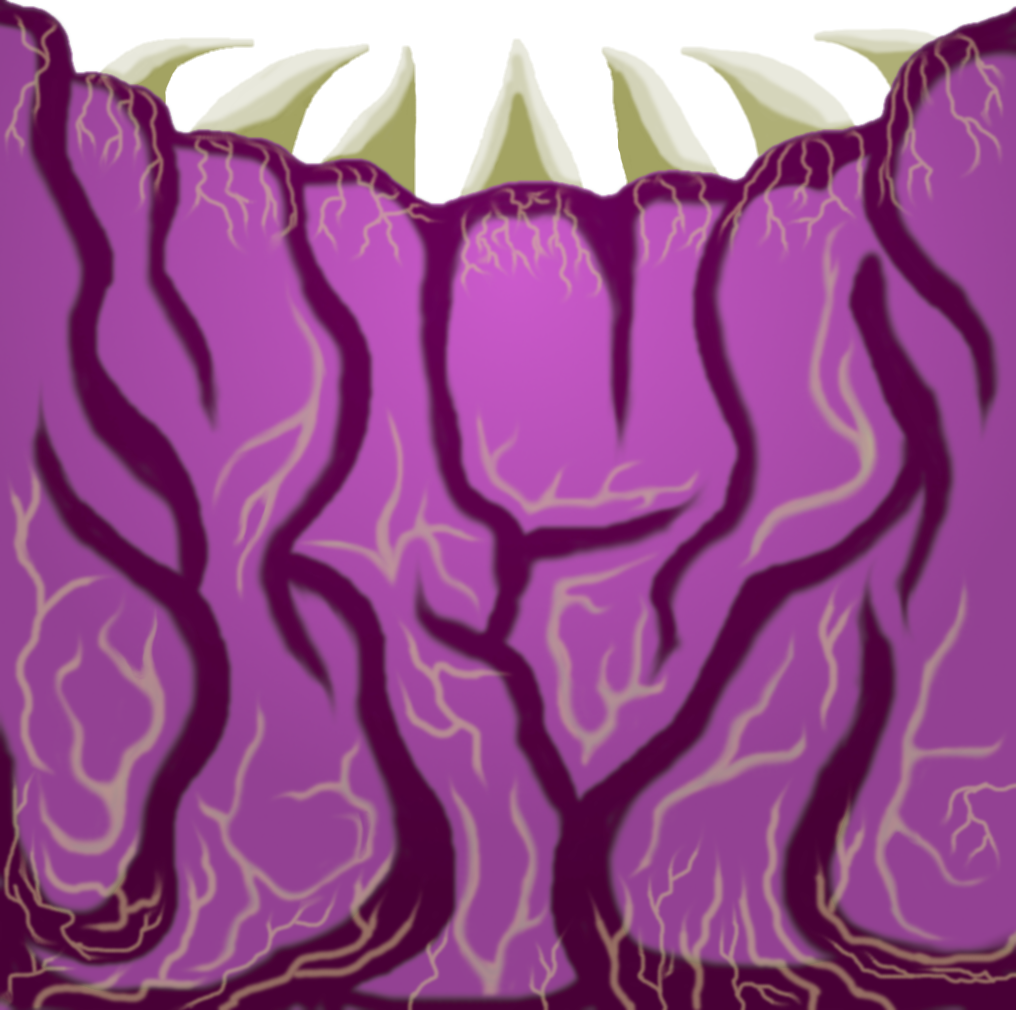
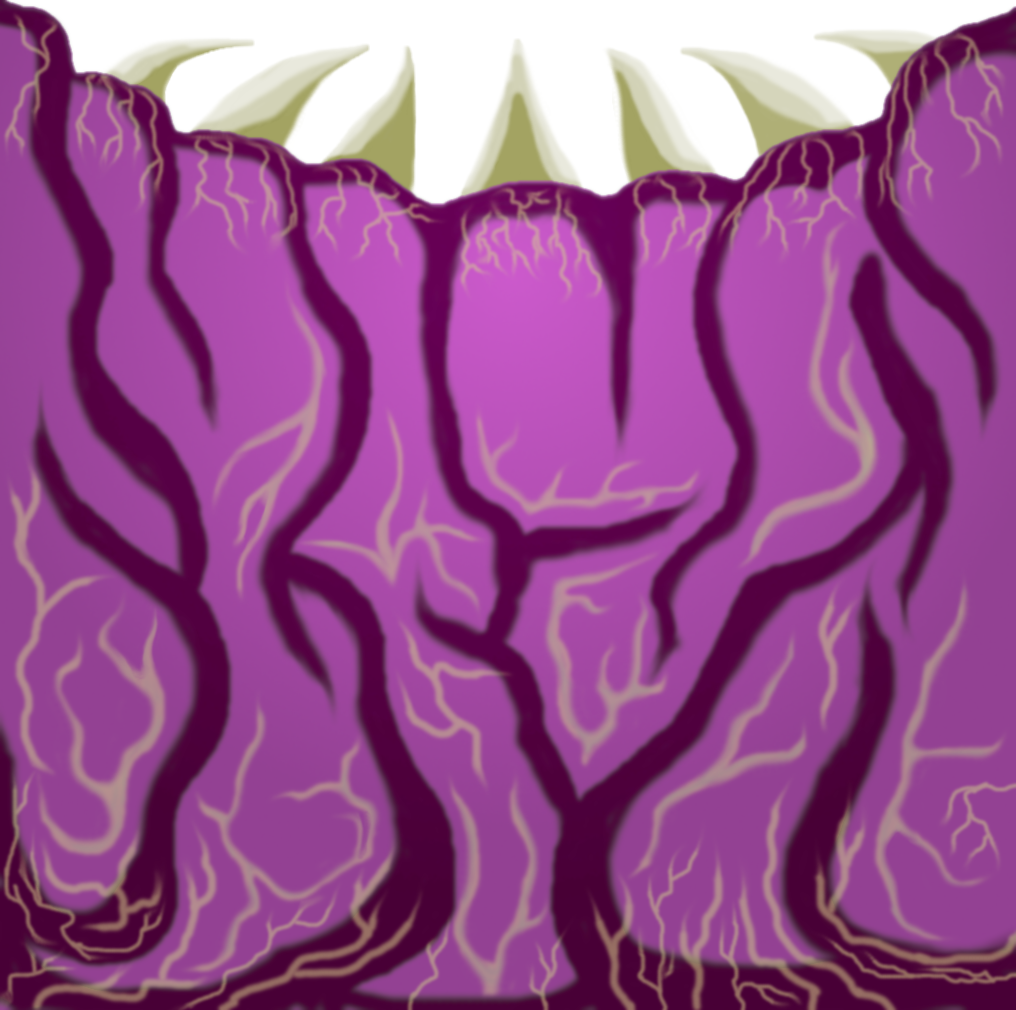
Layers edited between the first and the second 1016x1010 image:
painted on "Teeth" over (x1=98, y1=28, x2=939, y2=198)
